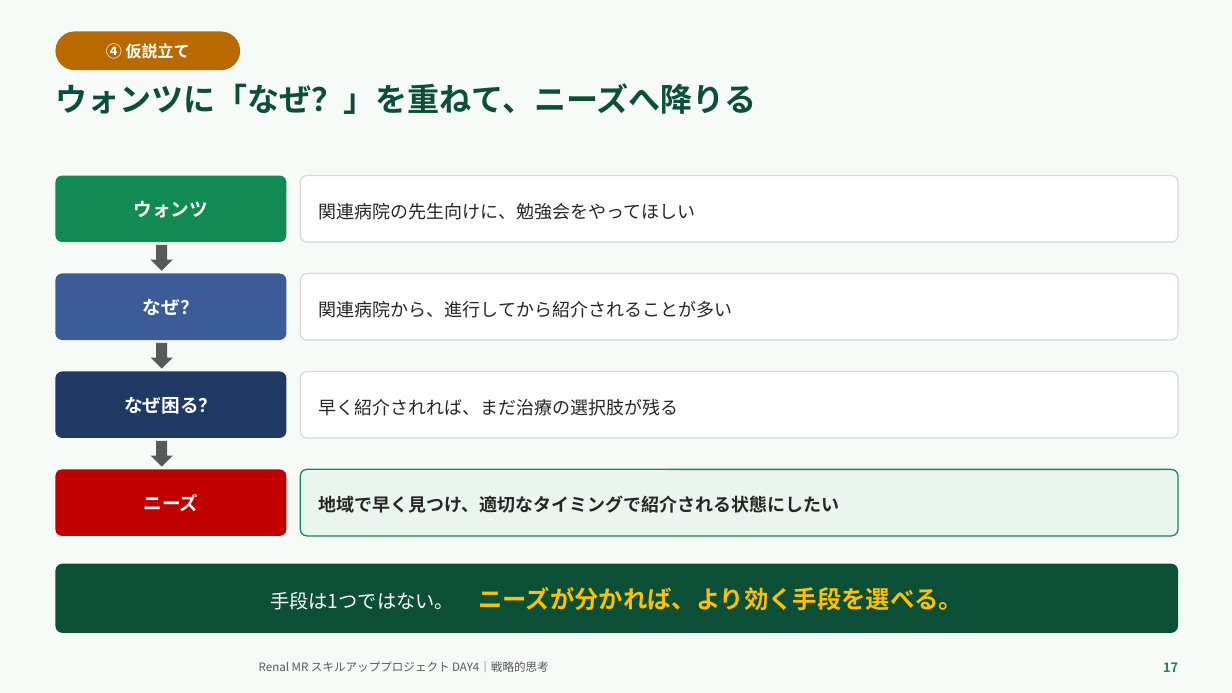
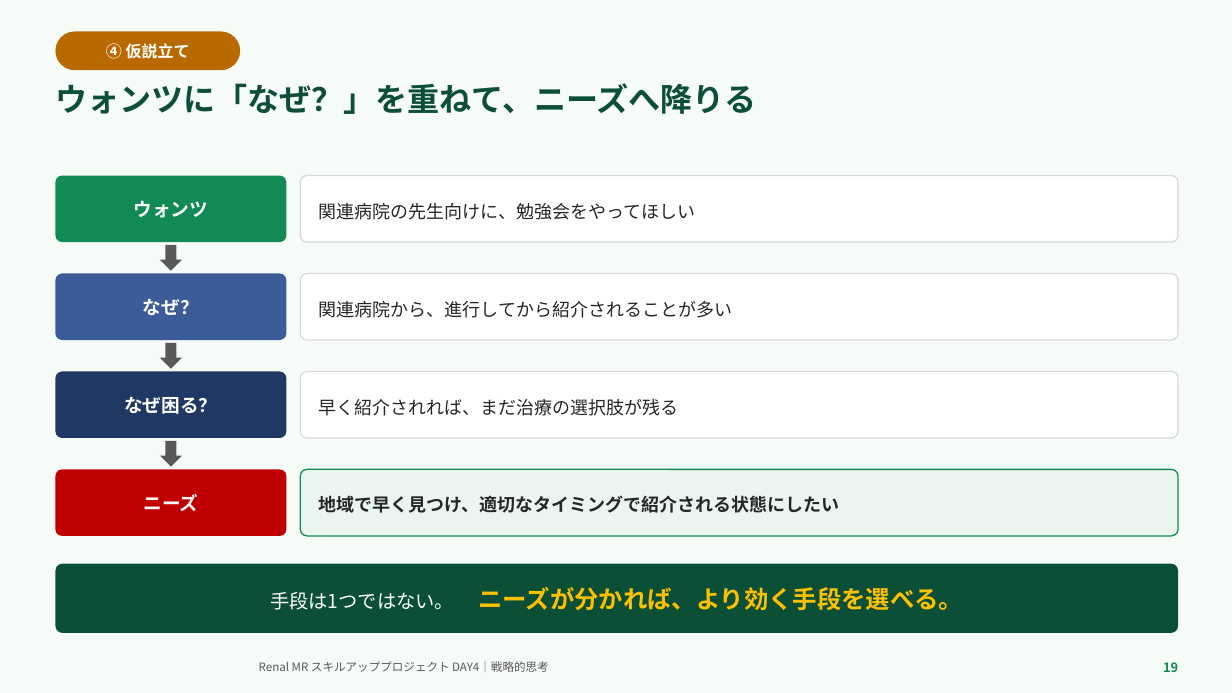
Before and after one commit to TAKUYA-1187/Claude, a slide deck: slide 19 of novartis_training/DAY4_ちょっと分かるだけで世界が変わる.pptx (slide 17 before the commit). Drawn at 1232x693 pixels with LibreOffice and Linux fonts; fonts in the diff are those of the drawing; background and template pictures are left out. Boxes give left, top, right and bottom in pixels: in the first picture for what was removed or moved away, otherwise in the second. Text is boxed around its words. In the diff, an @@ line names an element or a change of style, - is before the commit and + after.

```diff
--- a/novartis_training/DAY4_ちょっと分かるだけで世界が変わる.pptx
+++ b/novartis_training/DAY4_ちょっと分かるだけで世界が変わる.pptx
@@ 3 down arrows: place and size @@
-3 down arrows at box(151, 245, 173, 467)
+3 down arrows at box(160, 245, 182, 467)
@@ text at box(1163, 662, 1178, 672): text changed @@
-17
+19
```
Also in this commit, not shown: 15 other slides changed, 6 slides added, 4 slides removed, 2 other files.
